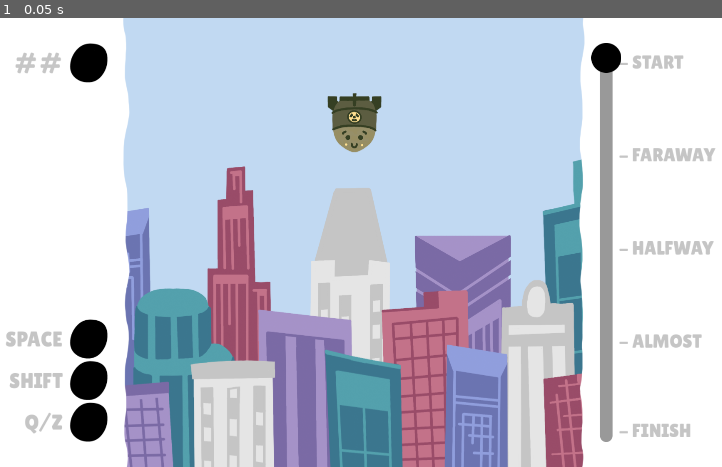
Above: before the commit, frame 1.
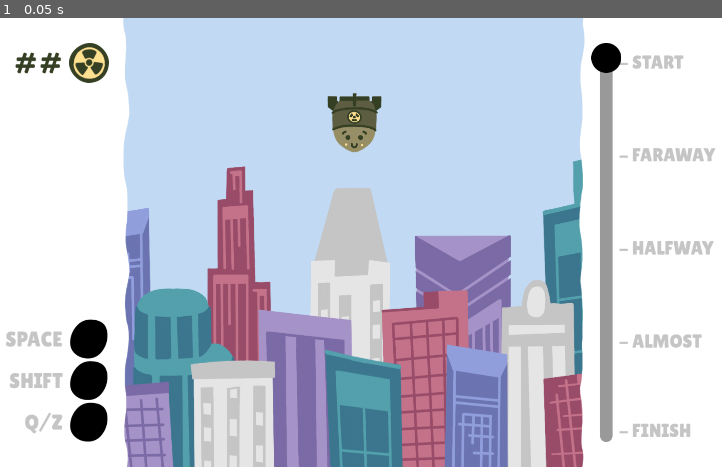
Above: after the commit, the same moment.

Repository: Hangover-Sunshine/DEFCON-JUNIOR
Game: Godot game, scene res://scenes/test/demo_art.tscn
Same seed, same stepped clock (60 frames per second), same inputs: the game is played once before the commit and once after it. This scene is started directly instead of the project's main scene.
Inputs:
- Up to frame 1 (0.05 s): no input

The runs differ from the first frame. In frame 1, 0.6% of the frame differs, in the area x 2-16%, y 5-15%.

Commit message:
GIU Health

Diff:
--- a/prefabs/systems/giu.tscn
+++ b/prefabs/systems/giu.tscn
@@ -1,7 +1,8 @@
-[gd_scene load_steps=6 format=3 uid="uid://btqw03tb71iu3"]
+[gd_scene load_steps=7 format=3 uid="uid://btqw03tb71iu3"]
 
 [ext_resource type="FontFile" uid="uid://csvoyclvx65d2" path="res://assets/fonts/LilitaOne-Regular.ttf" id="1_4ac6w"]
 [ext_resource type="Texture2D" uid="uid://dvg5oc3axuiqe" path="res://assets/particle/Circle1.png" id="2_6c2bl"]
+[ext_resource type="Texture2D" uid="uid://dt1fkl0xcww85" path="res://assets/ui/giu/GIU_Radiation.png" id="2_j440x"]
 [ext_resource type="Texture2D" uid="uid://buefmwvuqfjga" path="res://assets/temporary/Temp_GIU_Tracker.png" id="3_njxg2"]
 
 [sub_resource type="StyleBoxFlat" id="StyleBoxFlat_iy4s7"]
@@ -50,15 +51,14 @@
 
 [node name="Label" type="Label" parent="GIU_MC/GIU_HBox/Left_MC/Left_VBox/Health_HBox"]
 layout_mode = 2
-theme_override_colors/font_color = Color(0.776471, 0.776471, 0.776471, 1)
+theme_override_colors/font_color = Color(0.207843, 0.247059, 0.137255, 1)
 theme_override_fonts/font = ExtResource("1_4ac6w")
 theme_override_font_sizes/font_size = 72
 text = "##"
 
 [node name="TextureRect" type="TextureRect" parent="GIU_MC/GIU_HBox/Left_MC/Left_VBox/Health_HBox"]
-modulate = Color(0, 0, 0, 1)
 layout_mode = 2
-texture = ExtResource("2_6c2bl")
+texture = ExtResource("2_j440x")
 stretch_mode = 2
 
 [node name="Abilities_VBox" type="VBoxContainer" parent="GIU_MC/GIU_HBox/Left_MC/Left_VBox"]
Binary file added: assets/ui/giu/GIU_Radiation.png
Not shown, added: assets/ui/giu/GIU_Radiation.png.import
